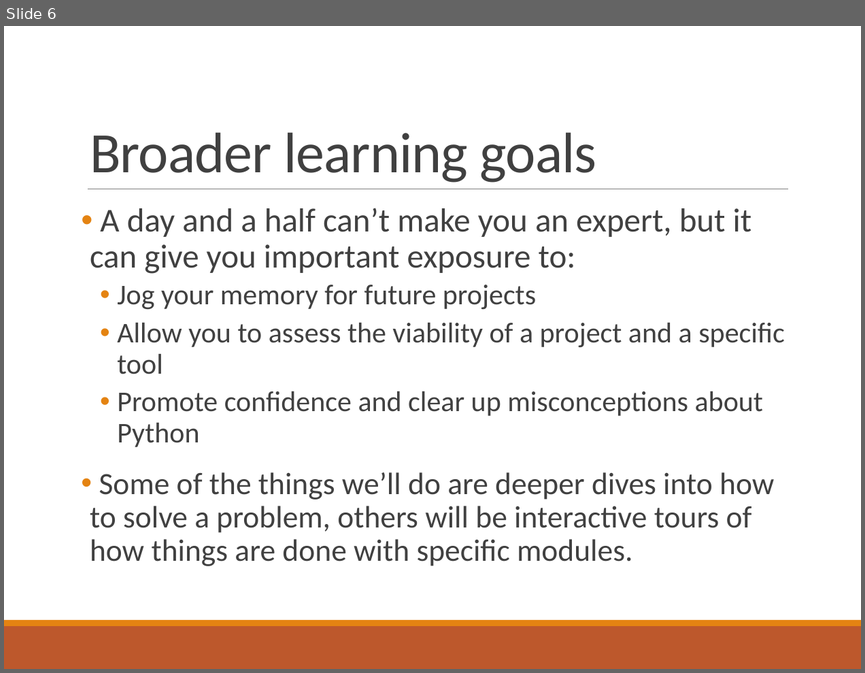
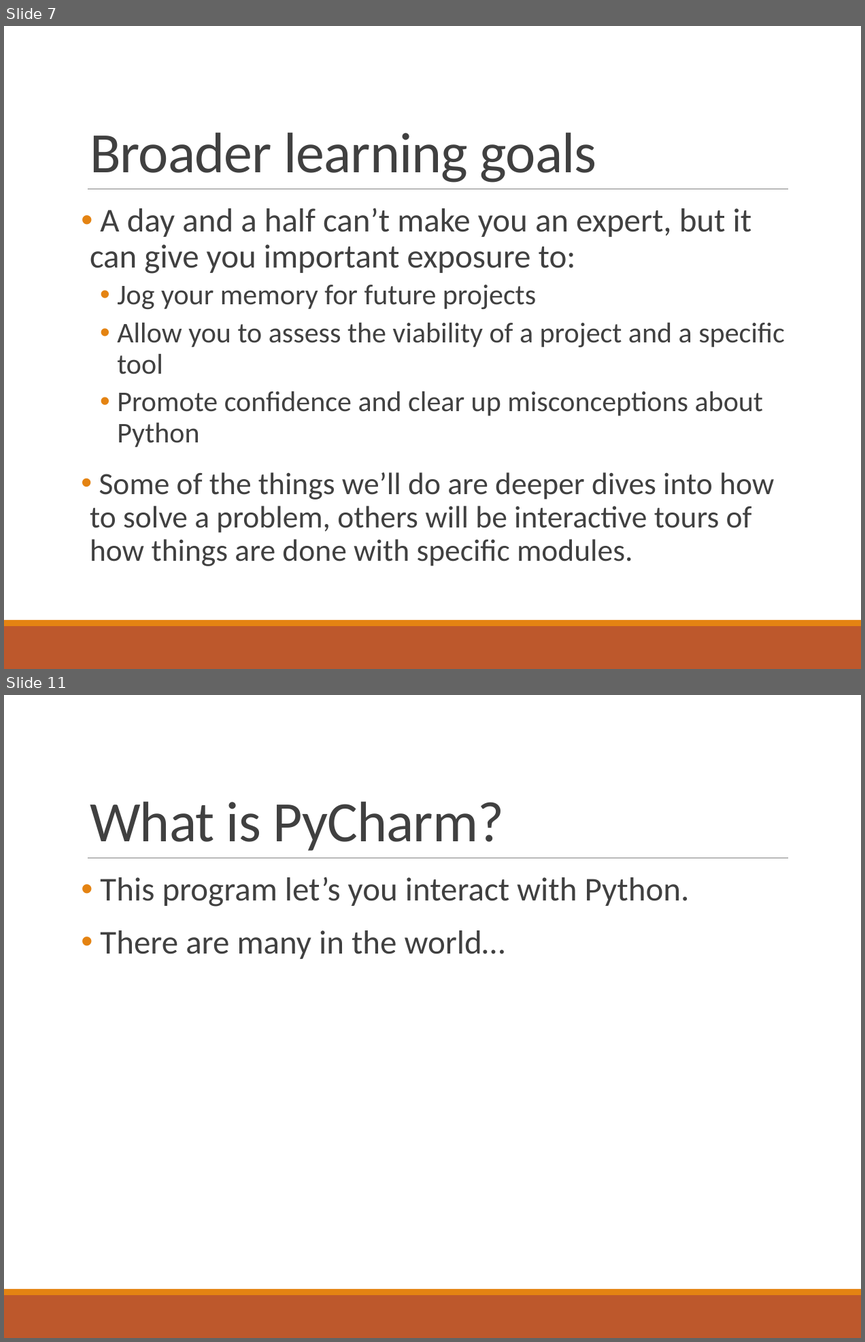
Before and after one commit to elliewix/RAILS-intermed-python-april-2018, a slide deck: RAILS.pptx. Shown one above the other, each under a label of ours: slide 6 before the commit, slides 7 and 11 after it; the slides between them are not shown. The pictures are 865x673 and 865x1342 pixels, drawn with LibreOffice and Linux fonts; fonts in the diff are those of the drawing. Boxes give left, top, right and bottom in pixels: in the first picture for what was removed or moved away, otherwise in the second. Text is boxed around its words. In the diff, an @@ line names an element or a change of style, - is before the commit and + after.

```diff
--- a/RAILS.pptx
+++ b/RAILS.pptx
@@ slide 11 added at <box>4,695,861,1338</box>, background #FFFFFF; not listed: 3 template elements that a slide beside it also shows @@
@@ title added at <box>90,801,504,851</box>, 48 pt, text #404040 @@
+What is PyCharm?
@@ text added at <box>100,877,689,959</box>, 28 pt, text #404040 @@
+• This program let’s you interact with Python.
+• There are many in the world…
@@ what was slide 6 is now slide 7 @@
```
Also in this commit, not shown: 49 other slides added.
